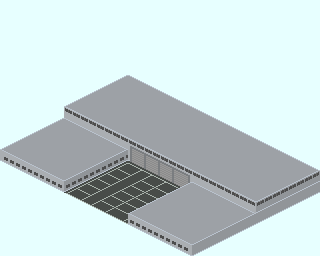
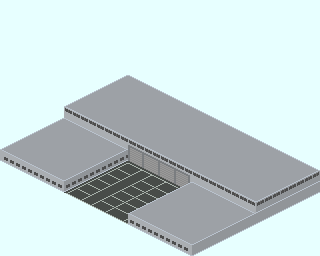
Layer changes from the first 320 x 256 image to the second:
painted on "Shutter" over box(128, 145, 176, 184)
